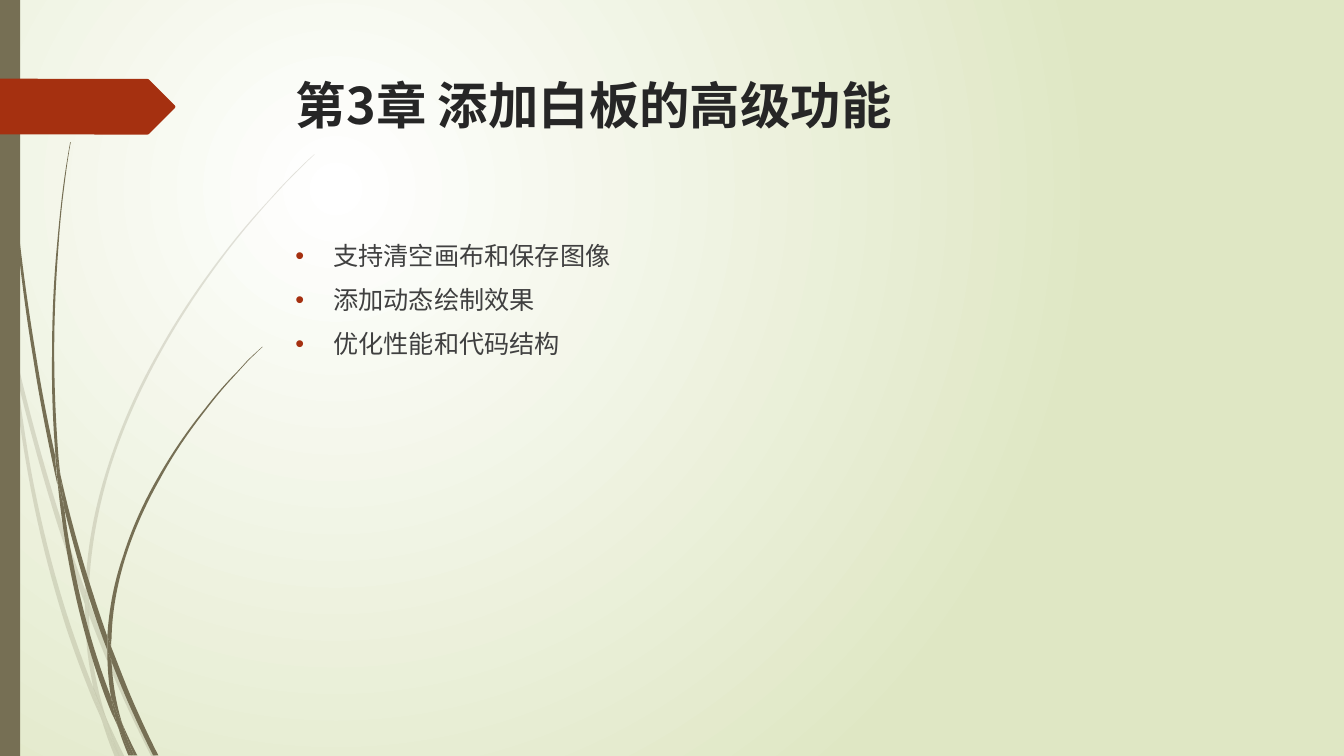
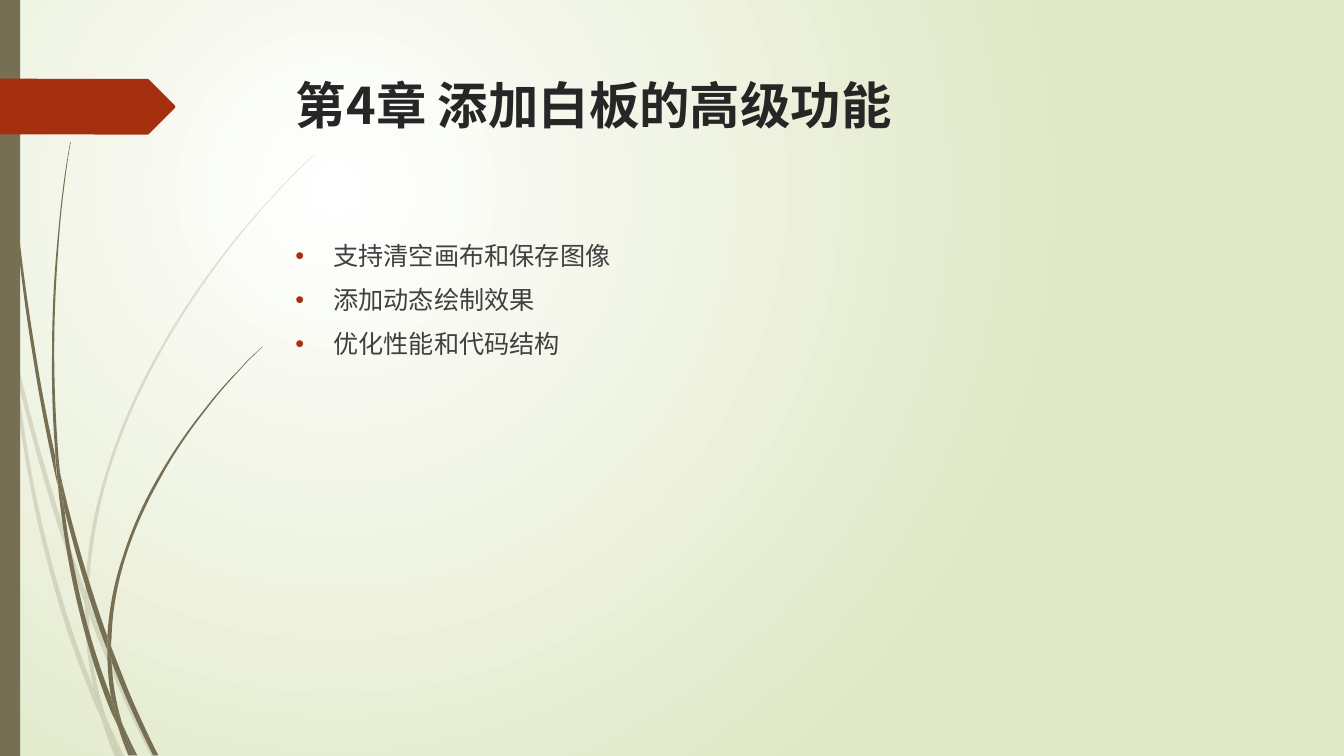
Before and after one commit to liuty2006/draw, a slide deck: slide 10 of docs/draw.pptx (slide 9 before the commit). Drawn at 1344x756 pixels with LibreOffice and Linux fonts; fonts in the diff are those of the drawing. Boxes give left, top, right and bottom in pixels: in the first picture for what was removed or moved away, otherwise in the second. Text is boxed around its words. In the diff, an @@ line names an element or a change of style, - is before the commit and + after.

```diff
--- a/docs/draw.pptx
+++ b/docs/draw.pptx
@@ title at (x1=296, y1=80, x2=892, y2=129): text changed @@
-第3章 添加白板的高级功能
+第4章 添加白板的高级功能
```
Also in this commit, not shown: 3 other slides changed, 1 slide added.
